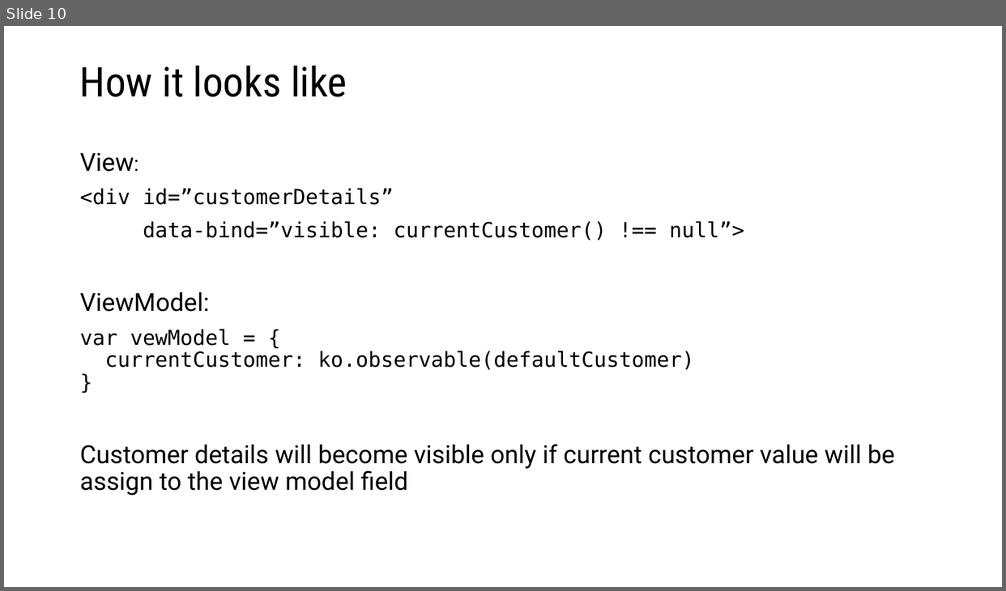
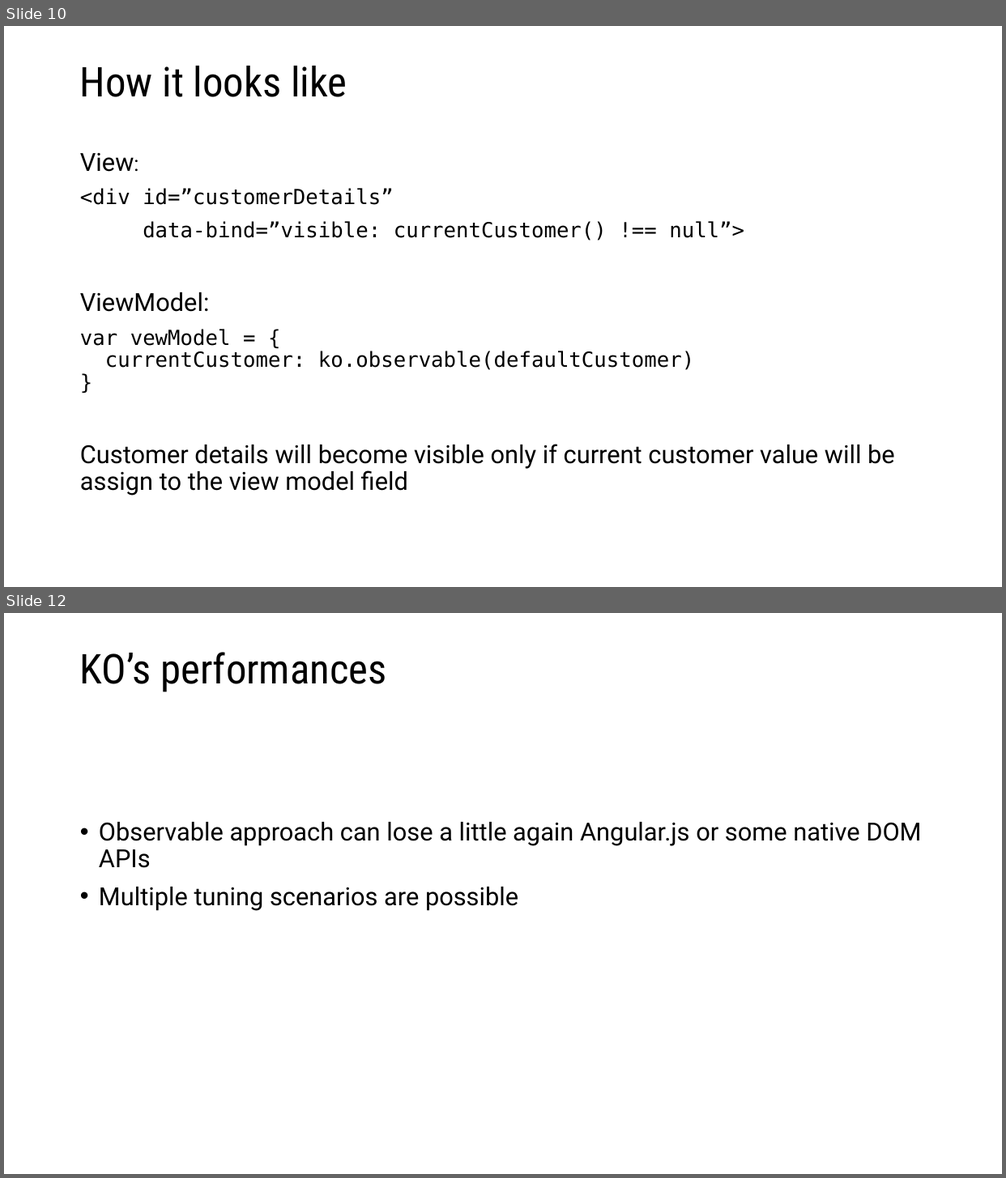
Before and after one commit to vba/presentations, a slide deck: knockout.js/knockout.js.pptx. Shown one above the other, each under a label of ours: slide 10 before the commit, slides 10 and 12 after it; the slides between them are not shown. The pictures are 1006x591 and 1006x1178 pixels, drawn with LibreOffice and Linux fonts; fonts in the diff are those of the drawing. Boxes give left, top, right and bottom in pixels: in the first picture for what was removed or moved away, otherwise in the second. Text is boxed around its words. In the diff, an @@ line names an element or a change of style, - is before the commit and + after.

```diff
--- a/knockout.js/knockout.js.pptx
+++ b/knockout.js/knockout.js.pptx
@@ slide 12 added at bbox=[4, 613, 1002, 1174], background #FFFFFF @@
@@ title added at bbox=[80, 652, 386, 692], 39.6 pt, text #000000 @@
+KO’s performances
@@ text added at bbox=[99, 822, 921, 911], 24 pt, text #000000 @@
+• Observable approach can lose a little again Angular.js or some native DOM APIs
+• Multiple tuning scenarios are possible
```
Also in this commit, not shown: 1 slide changed, 2 other slides added.
